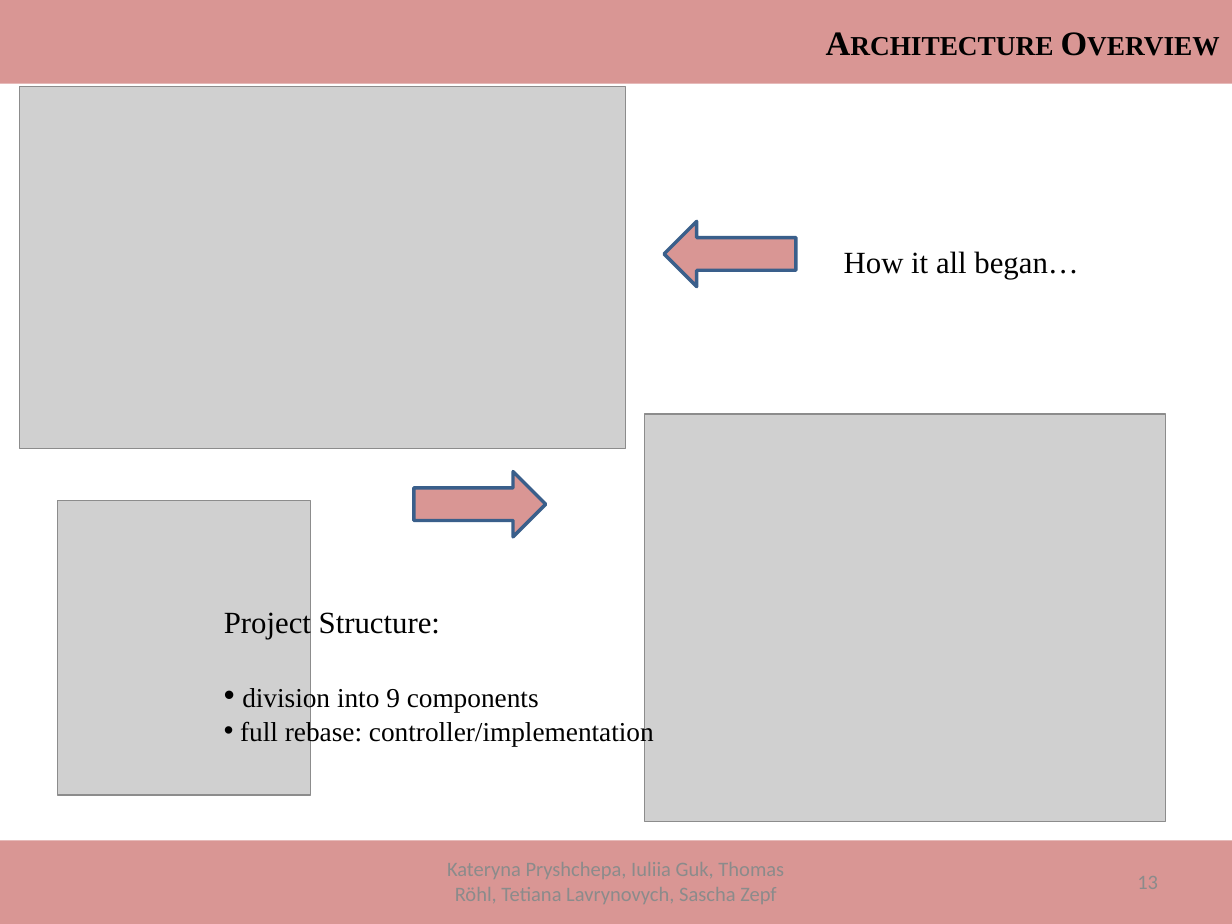
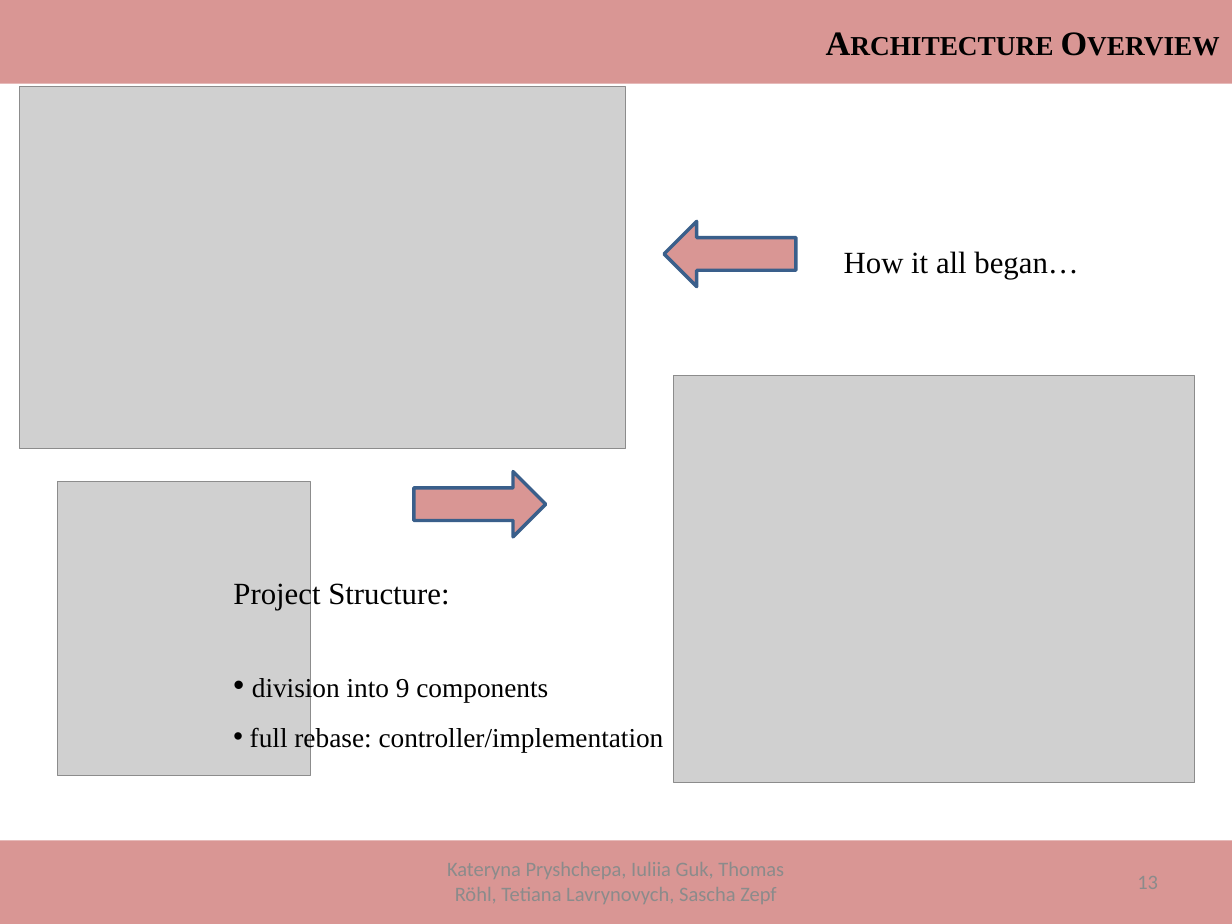
Before and after one commit to ThomasRoehl/ShopAdmin, a slide deck: slide 13 of Dokumentation/ShopAdmin_Final.pptx. Drawn at 1232x924 pixels with LibreOffice and Linux fonts; fonts in the diff are those of the drawing; grey boxes stand for pictures. Boxes give left, top, right and bottom in pixels: in the first picture for what was removed or moved away, otherwise in the second. Text is boxed around its words. In the diff, an @@ line names an element or a change of style, - is before the commit and + after.

Commit message:
presentation completed

```diff
--- a/Dokumentation/ShopAdmin_Final.pptx
+++ b/Dokumentation/ShopAdmin_Final.pptx
@@ picture moved from (x1=644, y1=414, x2=1165, y2=822) to (x1=674, y1=376, x2=1195, y2=784) @@
@@ picture moved from (x1=58, y1=500, x2=310, y2=795) to (x1=58, y1=482, x2=310, y2=776) @@
@@ text "Project Structure:" moved from (x1=224, y1=609, x2=654, y2=746) to (x1=233, y1=580, x2=664, y2=752) @@
@@ text at (x1=250, y1=676, x2=664, y2=752): line spacing 1 to 1.5 @@
```
Also in this commit, not shown: 1 other file.
